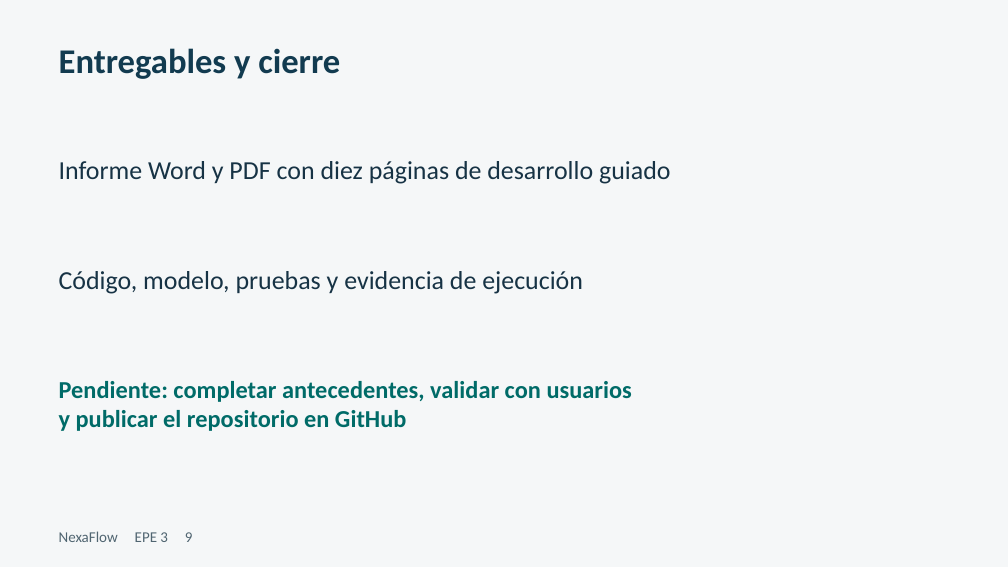
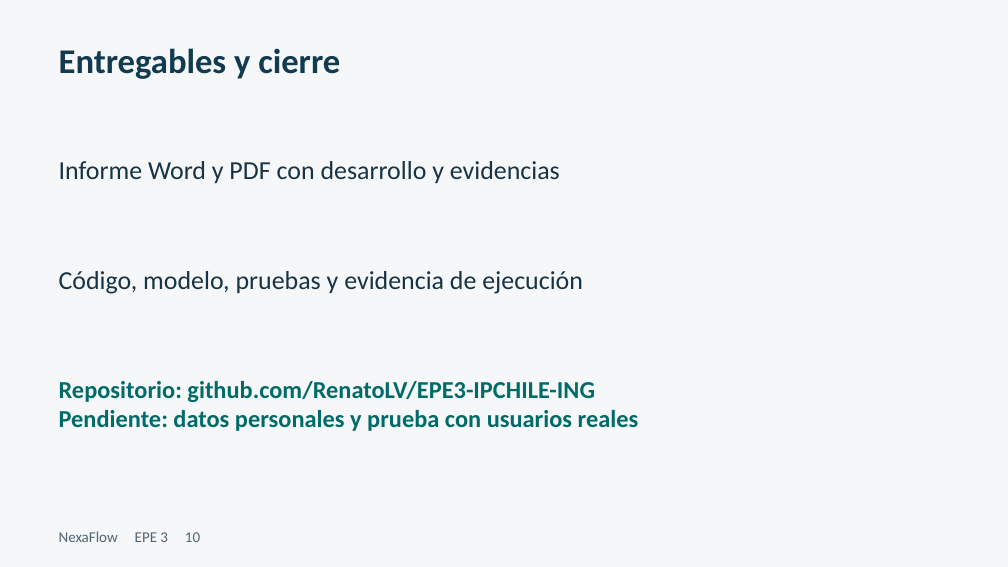
Before and after one commit to RenatoLV/EPE3-IPCHILE-ING, a slide deck: slide 10 of entregables/Presentacion_EPE3.pptx (slide 9 before the commit). Drawn at 1008x567 pixels with LibreOffice and Linux fonts; fonts in the diff are those of the drawing. Boxes give left, top, right and bottom in pixels: in the first picture for what was removed or moved away, otherwise in the second. Text is boxed around its words. In the diff, an @@ line names an element or a change of style, - is before the commit and + after.

Commit message:
Mejora interfaz, documentación y evidencias EPE3

```diff
--- a/entregables/Presentacion_EPE3.pptx
+++ b/entregables/Presentacion_EPE3.pptx
@@ text at bbox=[59, 161, 560, 183]: text changed @@
-Informe Word y PDF con diez páginas de desarrollo guiado
+Informe Word y PDF con desarrollo y evidencias
@@ text at bbox=[59, 381, 639, 431]: text changed @@
-Pendiente: completar antecedentes, validar con usuarios
-y publicar el repositorio en GitHub
+Repositorio: github.com/RenatoLV/EPE3-IPCHILE-ING
+Pendiente: datos personales y prueba con usuarios reales
@@ text at bbox=[59, 531, 200, 542]: text changed @@
-NexaFlow EPE 3 9
+NexaFlow EPE 3 10
```
Also in this commit, not shown: 2 other slides changed, 2 slides added, 1 slide removed, 15 other files.
